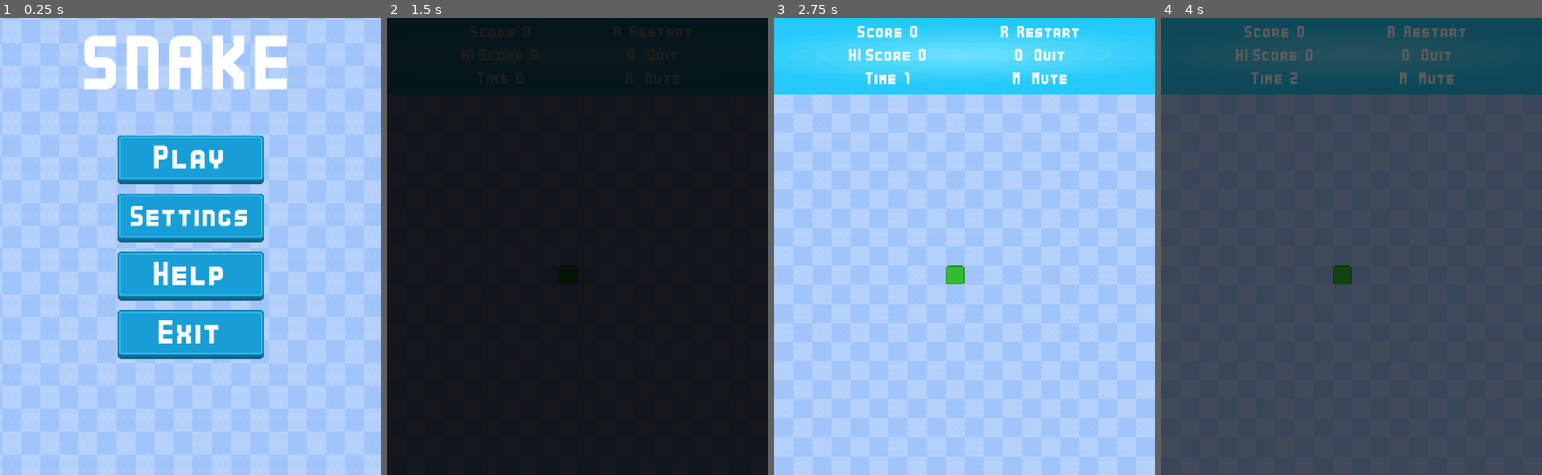
Above: before the commit, frames 1-4 (left to right).
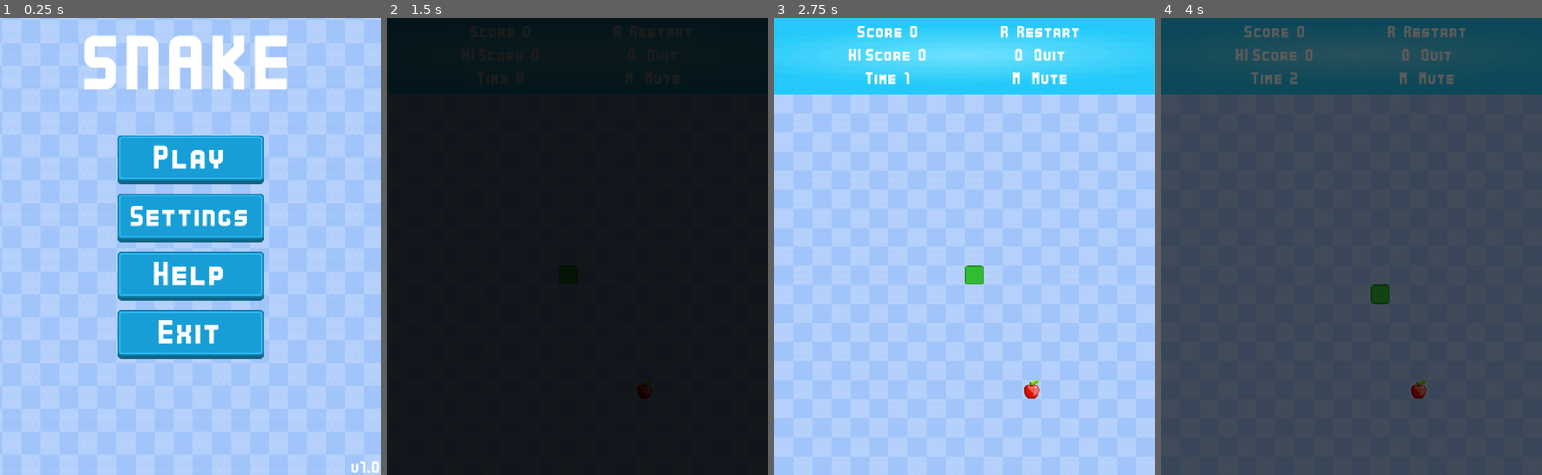
Above: after the commit, the same moments.

Repository: Sparrowworks/Snake
Game: Godot game, scene res://src/MainMenu/MainMenu.tscn
Two runs of this game, one before a commit and one after it. Both use one fixed random seed, a clock stepped at 60 frames per second and the inputs below.
Inputs:
- Up to frame 1 (0.25 s): no input
- Up to frame 2 (1.5 s): click "Play" at 0.5 s; click "Play" at 1.25 s
- Up to frame 3 (2.75 s): hold D (right) from 2.03 s (still down)
- Up to frame 4 (4 s): tap Enter at 2.75 s; release D (right) at 2.78 s; hold S (down) 2.78-3.53 s; tap R (reset) at 3.5 s; hold D (right) from 3.53 s (still down)

The runs differ from the first frame. In frame 1, less than 0.1% of the frame differs, in the area x 92-100%, y 96-100%; in frame 2, less than 0.1%; in frame 3, 0.5%; in frame 4, 0.5%, in the area x 45-70%, y 54-84%.
Error before the commit: Parse Error: Class "Snake" hides a global script class. (res://src/Game/Snake/Snake.gd:1)

Commit message:
Updated to 4.4

Diff:
--- a/project.godot
+++ b/project.godot
@@ -11,8 +11,10 @@
 [application]
 
 config/name="Snake"
+config/version="1.0.0.0"
 run/main_scene="res://src/MainMenu/MainMenu.tscn"
-config/features=PackedStringArray("4.3", "GL Compatibility")
+config/features=PackedStringArray("4.4", "GL Compatibility")
+boot_splash/image="uid://bp3vl4hat46sx"
 config/icon="res://icon.svg"
 
 [autoload]
--- a/src/Game/Apple/Apple.tscn
+++ b/src/Game/Apple/Apple.tscn
@@ -43,7 +43,7 @@
 autostart = true
 
 [node name="RottenTimer" type="Timer" parent="."]
-wait_time = 5.0
+wait_time = 30.0
 autostart = true
 
 [node name="PickupNormal" type="AudioStreamPlayer2D" parent="."]
--- a/src/Game/Snake/snake.gd
+++ b/src/Game/Snake/snake.gd
@@ -56,7 +56,6 @@
 			rotten_hit.emit()
 			return
 
-		print("Add")
 		apple_hit.emit(new_head)
 
 		add_body(new_head)
@@ -87,8 +86,9 @@
 	set_cell(coord, 0, Vector2i(0,0))
 
 func game_end() -> void:
-	set_process(false)
+	process_mode = PROCESS_MODE_DISABLED
 	move_timer.stop()
+	$DifficultyTimer.stop()
 	game_over.emit()
 
 func _on_difficulty_timer_timeout() -> void:
--- a/src/Global/Global.gd
+++ b/src/Global/Global.gd
@@ -43,8 +43,6 @@
 	music_player.play()
 
 func stop_menu_theme() -> void:
-	if music_tween != null: return
-
 	music_tween = get_tree().create_tween()
 	music_tween.tween_property(music_player,"volume_db",linear_to_db(0),1.0)
 	music_tween.tween_callback(
--- a/src/MainMenu/MainMenu.tscn
+++ b/src/MainMenu/MainMenu.tscn
@@ -29,6 +29,23 @@
 text = "SNAKE"
 horizontal_alignment = 1
 vertical_alignment = 1
+
+[node name="VersionText" type="Label" parent="."]
+layout_mode = 1
+anchors_preset = 3
+anchor_left = 1.0
+anchor_top = 1.0
+anchor_right = 1.0
+anchor_bottom = 1.0
+offset_left = -150.0
+offset_top = -36.0
+grow_horizontal = 0
+grow_vertical = 0
+theme_override_fonts/font = ExtResource("3_0t5ke")
+theme_override_font_sizes/font_size = 24
+text = "v1.0.0.0"
+horizontal_alignment = 2
+vertical_alignment = 2
 
 [node name="ButtonBox" type="VBoxContainer" parent="."]
 layout_mode = 1
--- a/src/MainMenu/main_menu.gd
+++ b/src/MainMenu/main_menu.gd
@@ -1,10 +1,25 @@
 extends Control
+
+@onready var version_text: Label = $VersionText
 
 func _ready() -> void:
 	Global.play_menu_theme()
 
 	if OS.get_name() == "Web":
 		$ButtonBox/ExitButton.hide()
+
+	set_version_text()
+
+func set_version_text() -> void:
+	var version: String = ProjectSettings.get_setting("application/config/version") as String
+	var how_many_zeroes: int = version.count("0")
+
+	if how_many_zeroes == 1:
+		version_text.text = "v" + version.trim_suffix(".0")
+	elif how_many_zeroes > 1:
+		version_text.text = "v" + version.trim_suffix(".0.0")
+	else:
+		version_text.text = "v" + version
 
 func _on_play_button_pressed() -> void:
 	Global.stop_menu_theme()
Not shown, changed: assets/fonts/Kenney Bold.ttf.import
Binary file added: assets/images/logo.png
Not shown, added: assets/images/logo.png.import
Not shown, added: src/Composer/Composer.gd.uid
Not shown: 1 places in src/Credits/Credits.tscn that only renumber resources
Not shown, added: src/Credits/credits.gd.uid
Not shown: 1 places in src/FadeTransition/FadeTransition.tscn that only renumber resources
Not shown, added: src/FadeTransition/fade_transition.gd.uid
Not shown: 1 places in src/Game/Apple/Apple.tscn that only renumber resources
Not shown, added: src/Game/Apple/apple.gd.uid
Not shown, added: src/Game/Game.gd.uid
Not shown: 1 places in src/Game/Game.tscn that only renumber resources
(and 7 more such lines)
